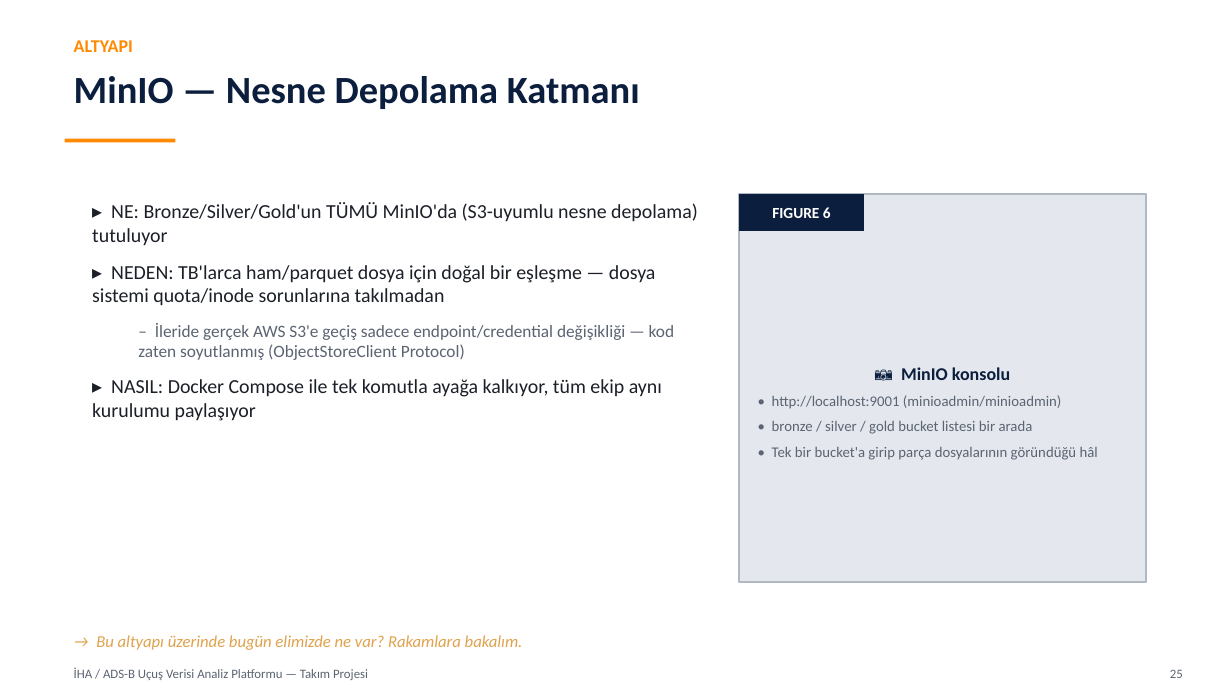
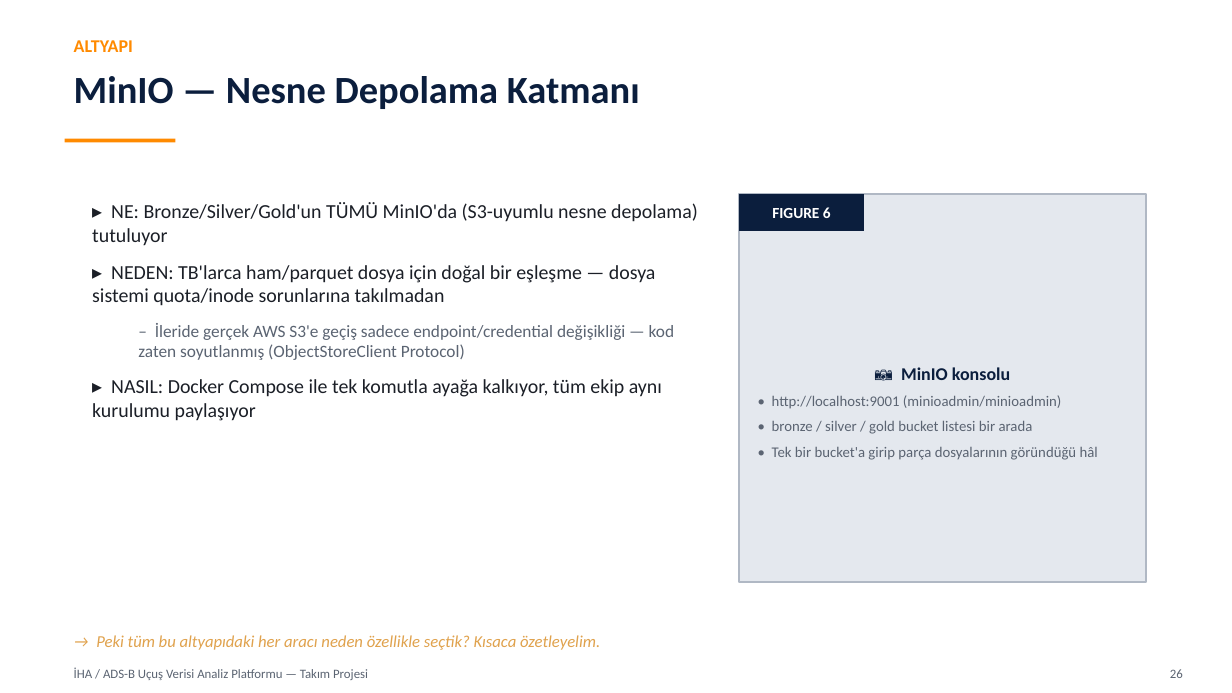
Before and after one commit to ColdVI/AnomalyDetection, a slide deck: slide 26 of docs/takim_projesi_sunumu.pptx (slide 25 before the commit). Drawn at 1232x693 pixels with LibreOffice and Linux fonts; fonts in the diff are those of the drawing. Boxes give left, top, right and bottom in pixels: in the first picture for what was removed or moved away, otherwise in the second. Text is boxed around its words. In the diff, an @@ line names an element or a change of style, - is before the commit and + after.

```diff
--- a/docs/takim_projesi_sunumu.pptx
+++ b/docs/takim_projesi_sunumu.pptx
@@ text at (x1=96, y1=635, x2=600, y2=650): text changed @@
-→ Bu altyapı üzerinde bugün elimizde ne var? Rakamlara bakalım.
+→ Peki tüm bu altyapıdaki her aracı neden özellikle seçtik? Kısaca özetleyelim.
@@ text at (x1=1170, y1=669, x2=1183, y2=678): text changed @@
-25
+26
```
Also in this commit, not shown: 19 other slides changed, 3 slides added, 3 other files.
